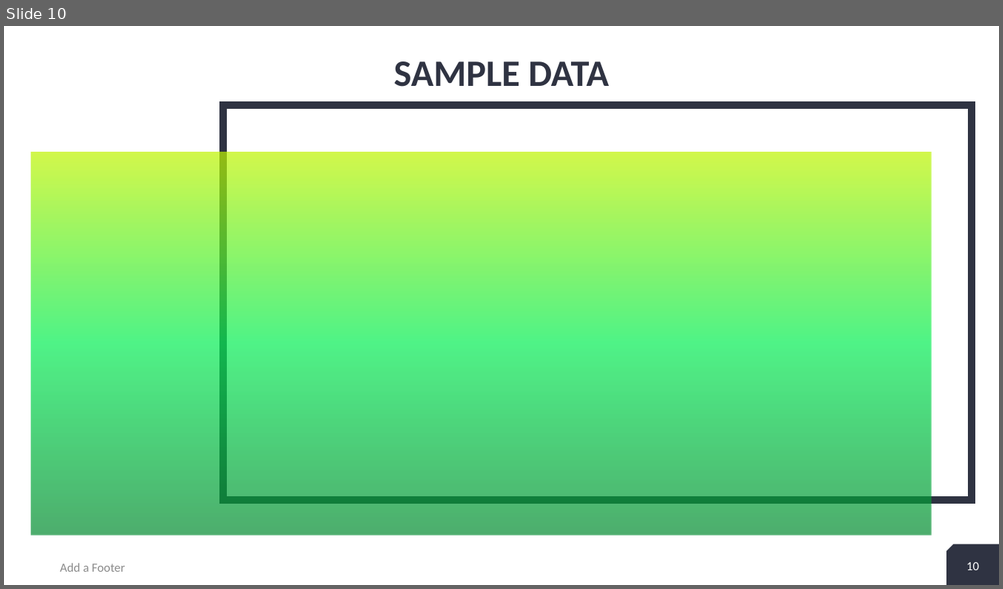
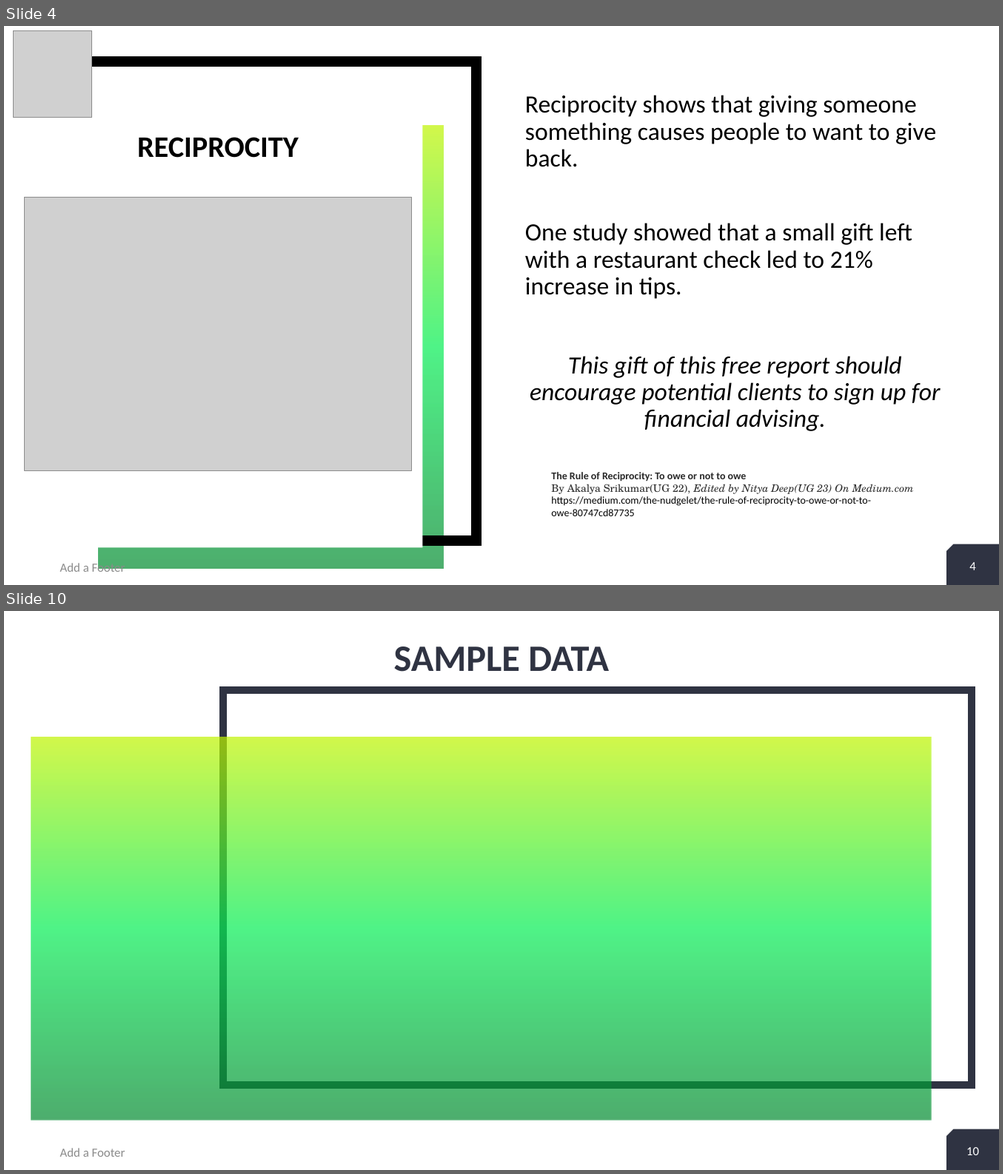
Before and after one commit to Kgross2/portfolio_suitability_app, a slide deck: Project 1 presentation.pptx. Shown one above the other, each under a label of ours: slide 10 before the commit, slides 4 and 10 after it; the slides between them are not shown. The pictures are 1003x589 and 1003x1174 pixels, drawn with LibreOffice and Linux fonts; fonts in the diff are those of the drawing; grey boxes stand for pictures. Boxes give left, top, right and bottom in pixels: in the first picture for what was removed or moved away, otherwise in the second. Text is boxed around its words. In the diff, an @@ line names an element or a change of style, - is before the commit and + after.

```diff
--- a/Project 1 presentation.pptx
+++ b/Project 1 presentation.pptx
@@ slide 4 added at (4,26,999,585), background #FFFFFF; not listed: 1 template element that a slide beside it also shows @@
@@ picture added at (13,30,92,118) @@
@@ rectangle added at (78,62,477,542), outline #000000 10 pt @@
@@ rectangle added at (58,83,423,548), fill #FFFFFF @@
@@ text added at (525,95,940,432), 24 pt, text #000000 @@
+Reciprocity shows that giving someone something causes people to want to give back.
+One study showed that a small gift left with a restaurant check led to 21% increase in tips.
+This gift of this free report should encourage potential clients to sign up for financial advising.
@@ rectangle added at (99,126,444,568), fill gradient #038B30 to #05EE55 to #C0F400, 18 pt, text #FFFFFF @@
+2
++
@@ title added at (137,137,299,158), 28.8 pt, text #000000, bold @@
+RECIPROCITY
@@ picture added at (24,198,412,471) @@
@@ text added at (551,472,913,517), 10 pt, text #292929 @@
+The Rule of Reciprocity: To owe or not to owe
+By Akalya Srikumar(UG 22), Edited by Nitya Deep(UG 23) On Medium.com
+https://medium.com/the-nudgelet/the-rule-of-reciprocity-to-owe-or-not-to-owe-80747cd87735
@@ text added at (60,562,125,576), 12 pt, text #8C8C8C @@
+Add a Footer
@@ page number added at (969,562,975,571), 12 pt, text #FFFFFF @@
+4
```
Also in this commit, not shown: 8 slides changed, 1 other slide added, 2 slides removed.
